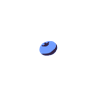
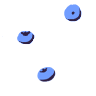
Comparing the layer stacks of the two 96 x 96 images. Changes:
added group "Second export" with 31 layers above "First export" over [2, 4, 82, 82]
added layer "NE0" in group "Second export" over [25, 4, 82, 82]
added layer "W0" in group "Second export" over [2, 4, 82, 82]
added layer "spinberry0" in group "Second export" over [2, 4, 82, 82]
hid "0" over [2, 10, 82, 74]
